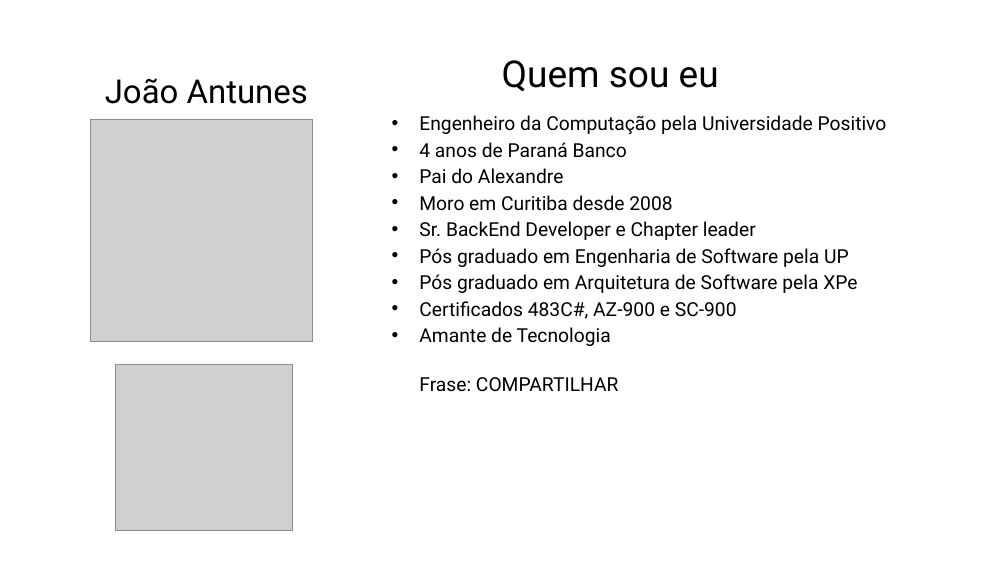
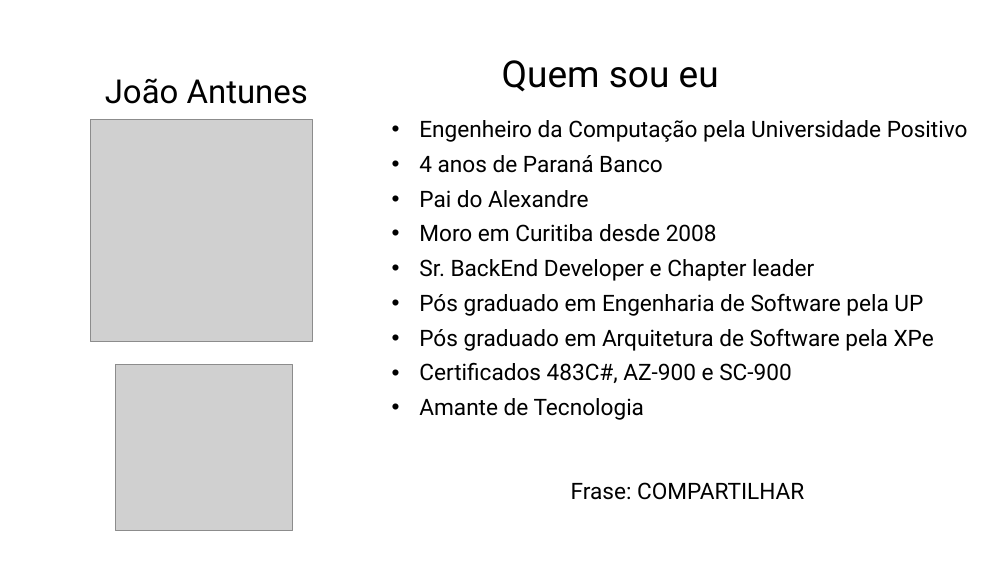
Before and after one commit to jpitapeva/azureopenai, a slide deck: slide 2 of AzureOpenAI.pptx. Drawn at 1008x567 pixels with LibreOffice and Linux fonts; fonts in the diff are those of the drawing; grey boxes stand for pictures; background and template pictures are left out. Boxes give left, top, right and bottom in pixels: in the first picture for what was removed or moved away, otherwise in the second. Text is boxed around its words. In the diff, an @@ line names an element or a change of style, - is before the commit and + after.

```diff
--- a/AzureOpenAI.pptx
+++ b/AzureOpenAI.pptx
@@ text at [419,120,968,383]: size 18.7 to 22 pt in "Engenheiro da Computação pela Universidade Positivo", "4 anos de Paraná Banco", "Pai do Alexandre", "Moro em Curitiba desde 2008" and 4 more places; line spacing 0.7 to 0.9 @@
@@ text at [419,398,804,500]: text changed; size 18.7 to 22 pt @@
-• Amante de Tecnologia
-  Frase: COMPARTILHAR
+• Amante de Tecnologia
+Frase: COMPARTILHAR
```
Also in this commit, not shown: 2 slides added, 2 slides removed.
